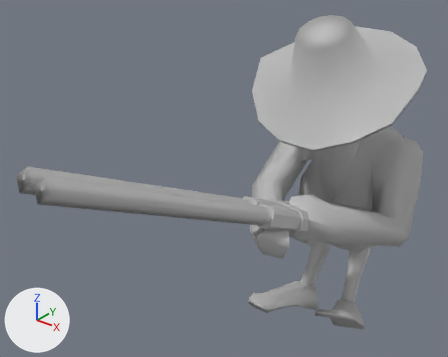
Before and after pictures for a commit that changed the FBX model Assets/Art/Meshes/Enemies/Pa_withShotgun.fbx.
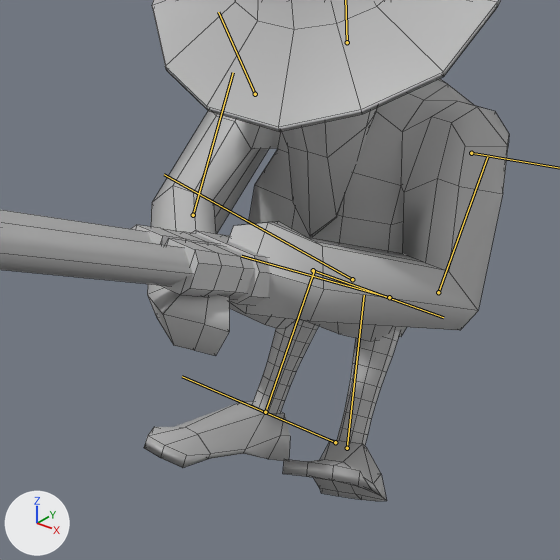
Old and new are each drawn whole from a camera (50 mm lens) standing at (2.61, -5.23, 4.48) and looking at (-0.37, -1.5, 2.17) and again close up on the part from 40% to 100% of the width and 25% to 100% of the height. Arrows for +X, +Y and +Z are at lower left; the lights stay in place. Both versions are drawn at frame 87 of the action 'Take 001'; the numbers are the values there. The bones that bend it are drawn over the model as lines in the close-ups. The close-ups show mesh edges as thin lines.

Objects in the first close-up: 'hemad', 'schulterstütze'.
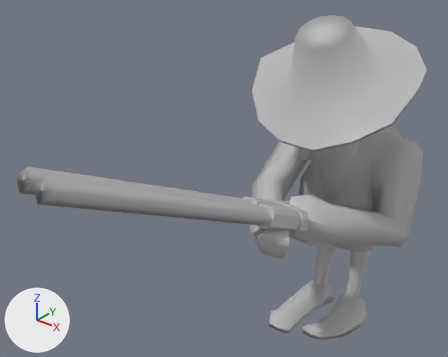
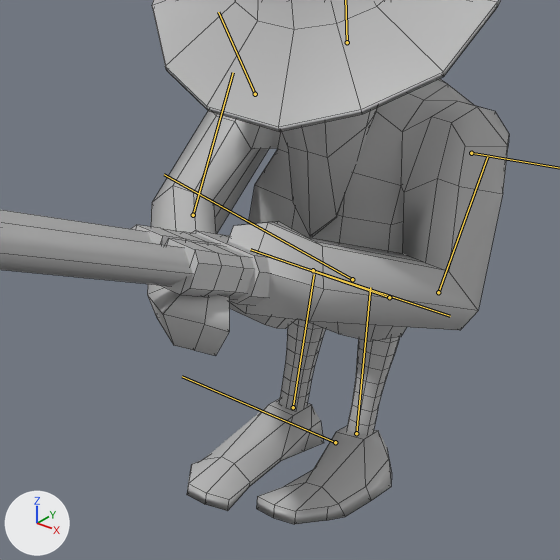
The change in detail:
Bone 'right_leg' (bone_right_leg) turns from (9, -30, -2) to (3, -12, 0) degrees about its own x, y and z.
Bone 'left_leg' (bone_left_leg) turns from (-20, 36, -8) to (-6, 11, 0) degrees about its own x, y and z.

Boxes [x1, y1, x2, y2] around the edits, measured in the close-ups (560 x 560 px):
'hemad', posed: before [144, 0, 509, 501]; after [147, 0, 509, 524]
bone 'right_leg', root to tip: before (313, 270) to (443, 317); after (313, 270) to (450, 316)
bone 'left_leg', root to tip: before (389, 297) to (241, 256); after (389, 297) to (250, 249)
